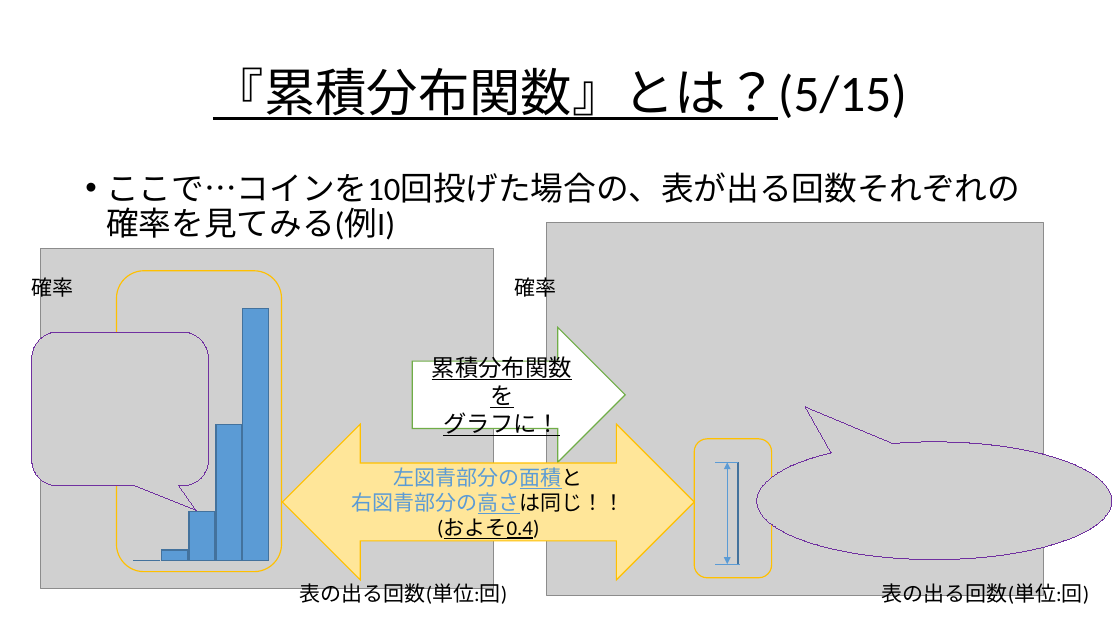
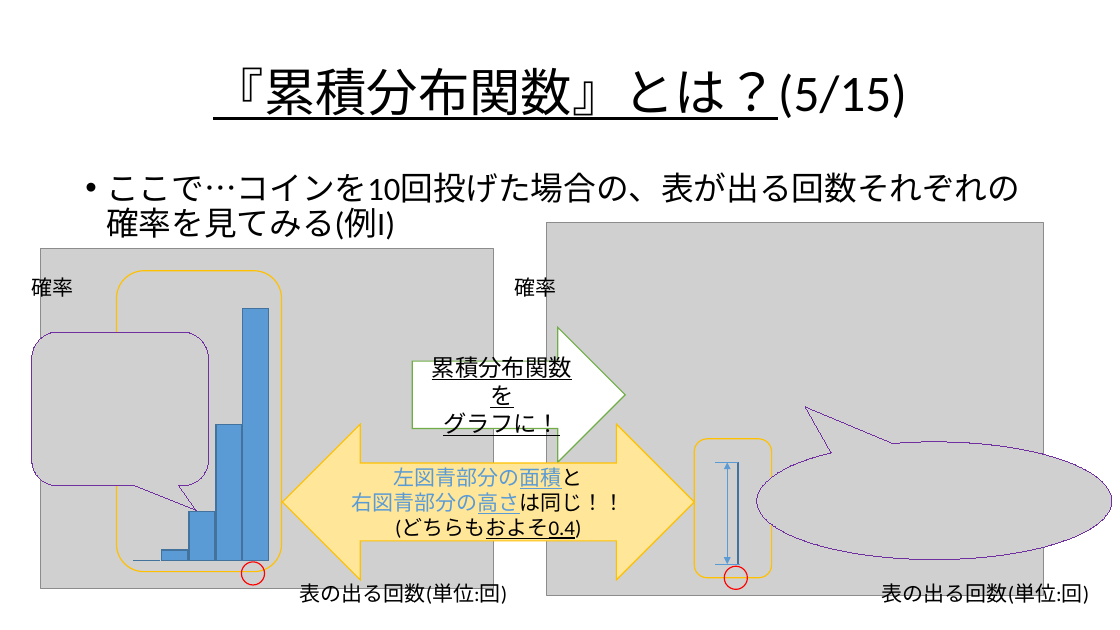
Before and after one commit to Ryo-KATAYAMA/Senior_Project, a slide deck: slide 89 of Chapter4_1.pptx. Drawn at 1120x630 pixels with LibreOffice and Linux fonts; fonts in the diff are those of the drawing; grey boxes stand for pictures. Boxes give left, top, right and bottom in pixels: in the first picture for what was removed or moved away, otherwise in the second. Text is boxed around its words. In the diff, an @@ line names an element or a change of style, - is before the commit and + after.

```diff
--- a/Chapter4_1.pptx
+++ b/Chapter4_1.pptx
@@ text in left right arrow at (x1=395, y1=518, x2=581, y2=542): text changed @@
-(およそ0.4)
+(どちらもおよそ0.4)
@@ ellipse added at (x1=241, y1=562, x2=265, y2=586), outline #FF0000 1 pt @@
@@ ellipse added at (x1=724, y1=566, x2=748, y2=590), outline #FF0000 1 pt @@
```
Also in this commit, not shown: 13 other slides changed, 1 slide added.
